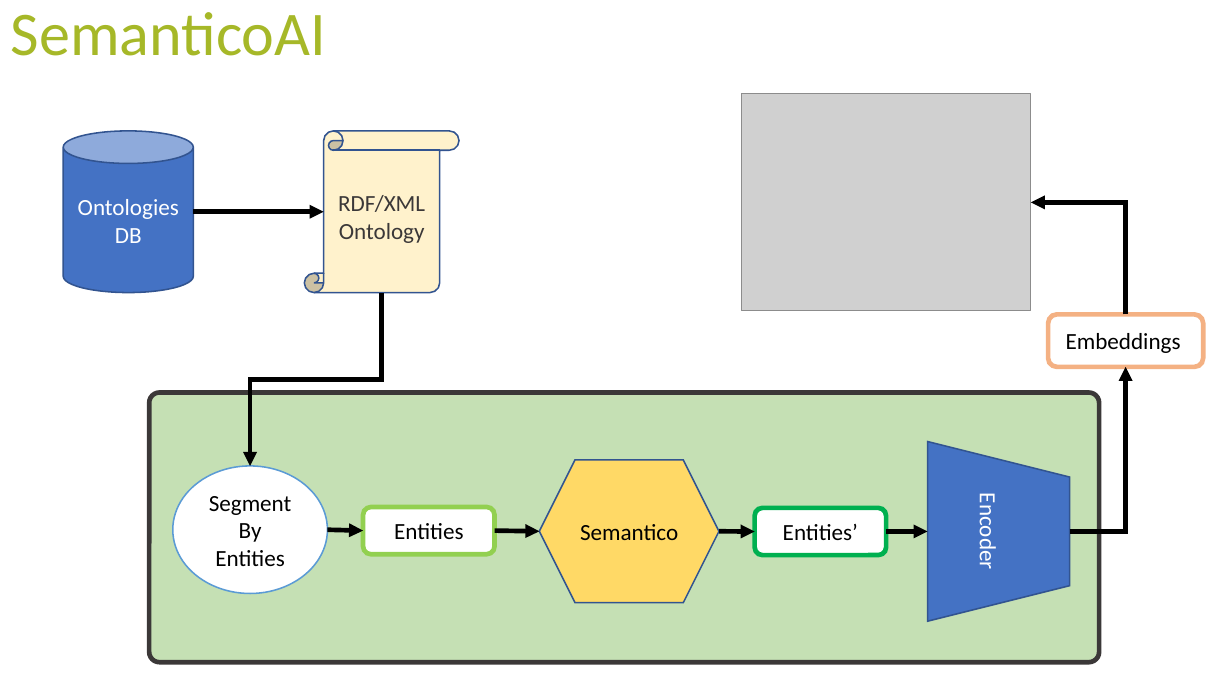
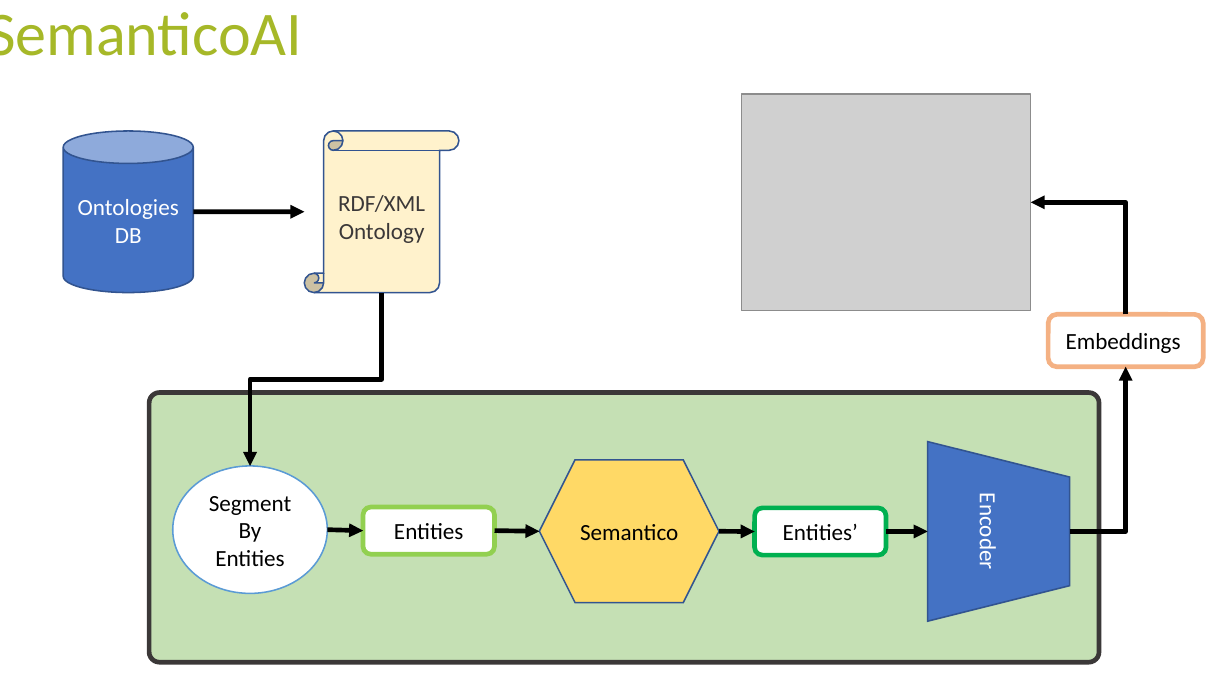
Before and after one commit to tecnomod-um/OntoGenix, a slide deck: slide 4 of IDEAS.pptx. Drawn at 1232x693 pixels with LibreOffice and Linux fonts; fonts in the diff are those of the drawing; grey boxes stand for pictures. Boxes give left, top, right and bottom in pixels: in the first picture for what was removed or moved away, otherwise in the second. Text is boxed around its words. In the diff, an @@ line names an element or a change of style, - is before the commit and + after.

```diff
--- a/IDEAS.pptx
+++ b/IDEAS.pptx
@@ text "SemanticoAI" rewrapped from <box>11,12,326,56</box> to <box>0,12,302,56</box> @@
@@ vertical scroll "RDF/XML" at <box>304,131,458,293</box>: outline #325491 1 pt to #325490 1 pt; proportions changed @@
@@ arrow moved from (193, 212) - (324, 212) to (193, 211) - (304, 212) @@
```
Also in this commit, not shown: 8 other slides changed, 31 other files.
